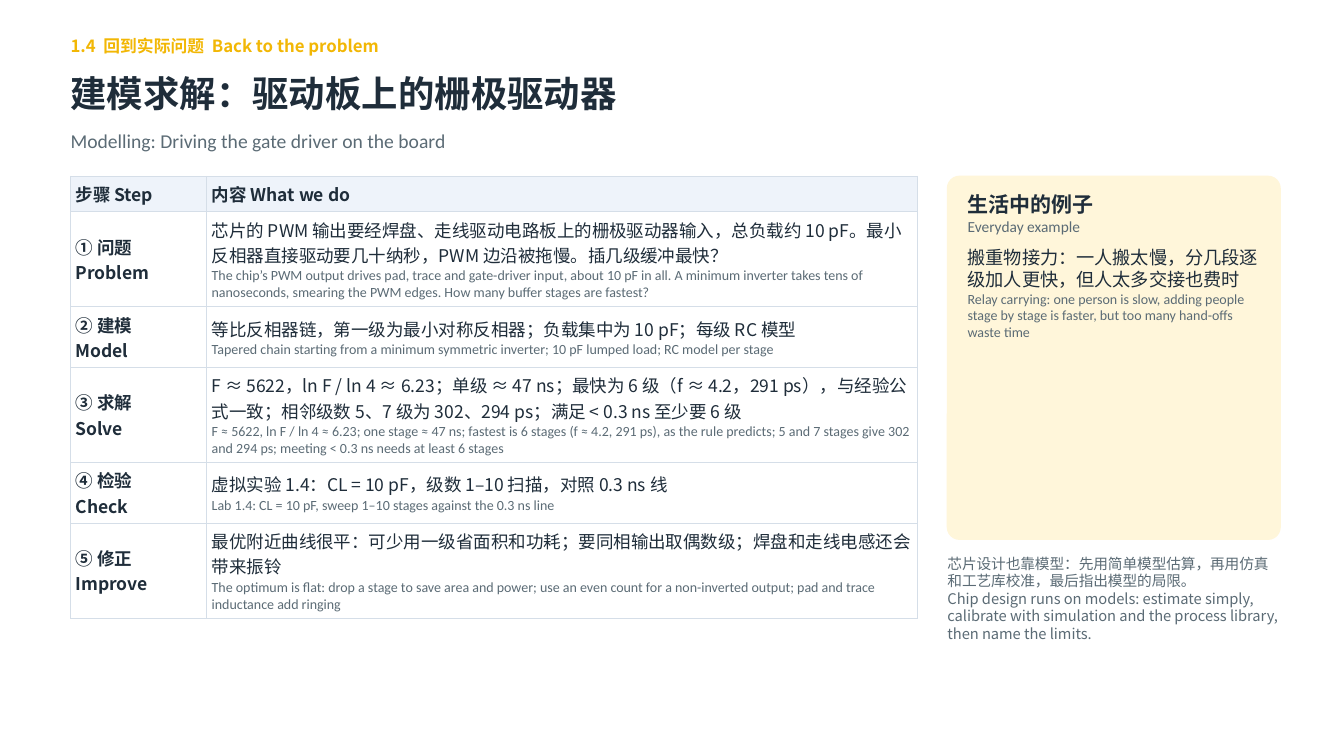
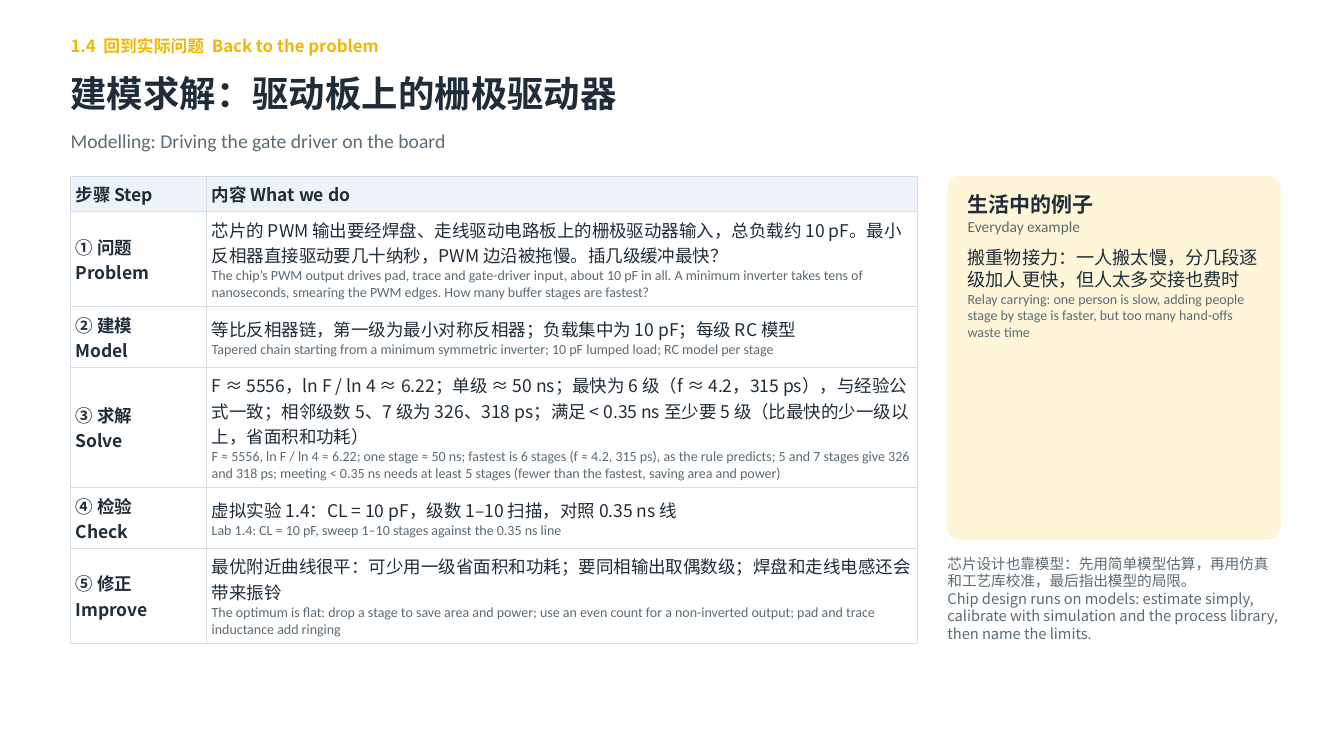
Before and after one commit to eddiezgq/WenQuest, a slide deck: slide 22 of samples/数字集成电路设计/课程资料/第1章 CMOS反相器/第一章课件.pptx. Drawn at 1344x756 pixels with LibreOffice and Linux fonts; fonts in the diff are those of the drawing. Boxes give left, top, right and bottom in pixels: in the first picture for what was removed or moved away, otherwise in the second. Text is boxed around its words. In the diff, an @@ line names an element or a change of style, - is before the commit and + after.

```diff
--- a/samples/数字集成电路设计/课程资料/第1章 CMOS反相器/第一章课件.pptx
+++ b/samples/数字集成电路设计/课程资料/第1章 CMOS反相器/第一章课件.pptx
@@ table at (71,176,918,641) @@
-row 4, column 2: F ≈ 5622，ln F / ln 4 ≈ 6.23；单级 ≈ 47 ns；最快为 6 级（f ≈ 4.2，291 ps），与经验公式一致；相邻级数 5、7 级为 302、294 ps；满足 < 0.3 ns 至少要 6 级 / F ≈ 5622, ln F / ln 4 ≈ 6.23; one stage ≈ 47 ns; fastest is 6 stages (f ≈ 4.2, 291 ps), as the rule predicts; 5 and 7 stages give 302 and 294 ps; meeting < 0.3 ns needs at least 6 stages
+row 4, column 2: F ≈ 5556，ln F / ln 4 ≈ 6.22；单级 ≈ 50 ns；最快为 6 级（f ≈ 4.2，315 ps），与经验公式一致；相邻级数 5、7 级为 326、318 ps；满足 < 0.35 ns 至少要 5 级（比最快的少一级以上，省面积和功耗） / F ≈ 5556, ln F / ln 4 ≈ 6.22; one stage ≈ 50 ns; fastest is 6 stages (f ≈ 4.2, 315 ps), as the rule predicts; 5 and 7 stages give 326 and 318 ps; meeting < 0.35 ns needs at least 5 stages (fewer than the fastest, saving area and power)
-row 5, column 2: 虚拟实验 1.4：CL = 10 pF，级数 1–10 扫描，对照 0.3 ns 线 / Lab 1.4: CL = 10 pF, sweep 1–10 stages against the 0.3 ns line
+row 5, column 2: 虚拟实验 1.4：CL = 10 pF，级数 1–10 扫描，对照 0.35 ns 线 / Lab 1.4: CL = 10 pF, sweep 1–10 stages against the 0.35 ns line
```
Also in this commit, not shown: 11 other slides changed, 55 other files.
